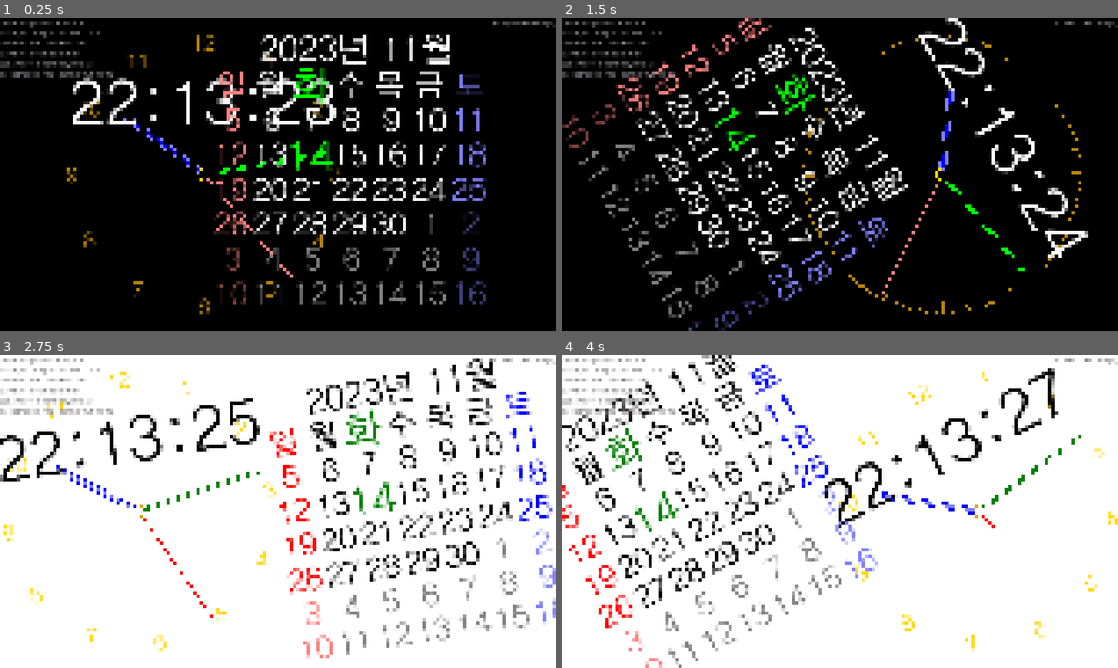
Above: before the commit, frames 1-4 (two rows, left to right).
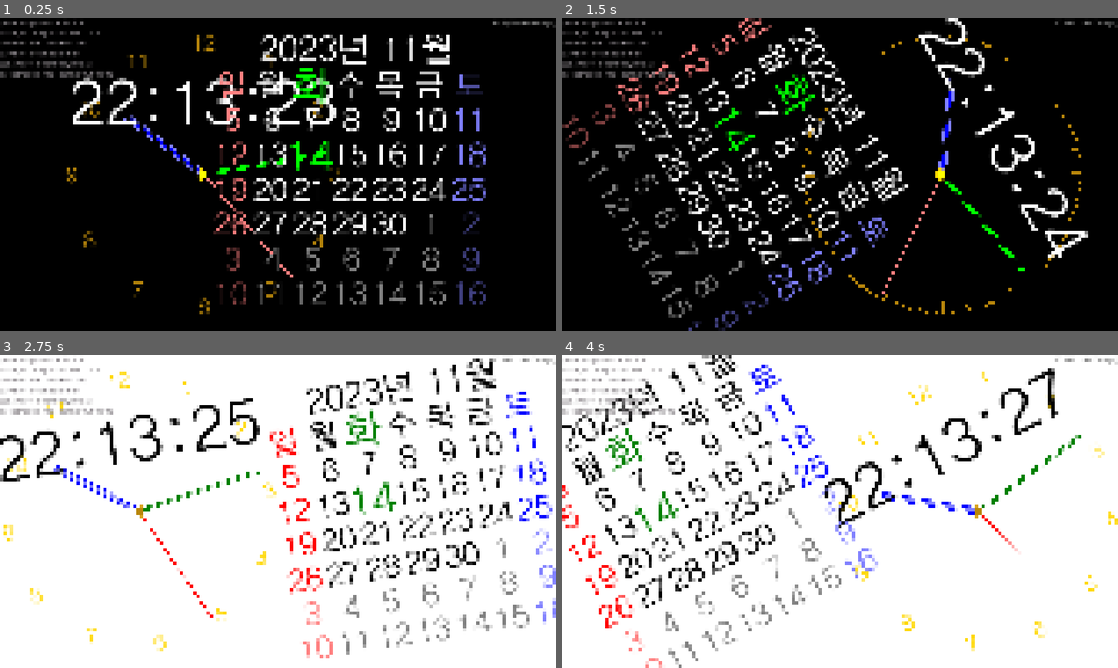
Above: after the commit, the same moments.

Repository: kasworld/gd4analogclockcal
Game: Godot game, scene res://main.tscn
Same seed, same stepped clock (60 frames per second), same inputs: the game is played once before the commit and once after it.
Inputs (mouse positions are in pixels of both pictures, inside the frame that each line leads up to):
- Up to frame 1 (0.25 s): no input
- Up to frame 2 (1.5 s): tap Enter at 0.5, 0.6 s; move the mouse to (962, 158) at 0.52 s; click (962, 158) at 0.67 s; tap Space at 0.77 s; move the mouse to (728, 190) at 1.27 s; tap Z at 1.35 s; click (728, 190) at 1.42 s
- Up to frame 3 (2.75 s): tap Space at 1.52 s; move the mouse to (333, 442) at 2.02 s; tap Enter at 2.1 s; click (333, 442) at 2.17 s
- Up to frame 4 (4 s): move the mouse to (812, 574) at 2.77 s; tap Z at 2.85 s; click (812, 574) at 2.92 s; tap Space at 3.02, 3.77 s; move the mouse to (1006, 558) at 3.52 s; tap Enter at 3.6 s; click (1006, 558) at 3.67 s

The runs differ from the first frame. In frame 1, 0.2% of the frame differs, in the area x 23-49%, y 30-70%; in frame 2, 0.1%; in frame 3, 0.1%; in frame 4, 0.2%.

Commit message:
fix draw_center, add antialiase

Diff:
--- a/analog_clock/analog_clock.gd
+++ b/analog_clock/analog_clock.gd
@@ -28,44 +28,40 @@
 var info_text :InfoText
 var clock_radius :float
 
-## calc_rad_for_hand type, color key,outline w :0 fill,  from, to , width : ratio of clock_radius
+## calc_rad_for_hand type, color key, fill, outline_w,  from, to , width : ratio of clock_radius
 const hands_param := [
-	[0, "hour1", 8, 0.04, 0.7, 0.04],
-	[0, "hour2", 0, 0.04, 0.68, 0.01],
-	[1, "minute", 8, 0.04, 0.9, 0.02],
-	[2, "second", 0, 0.04, 1.0, 0.01],
+	[0, "hour1", false, 8, 0.04, 0.7, 0.04],
+	[0, "hour2", true, -1, 0.04, 0.68, 0.01],
+	[1, "minute", false, 8, 0.04, 0.9, 0.02],
+	[2, "second", true, -1, 0.04, 1.0, 0.01],
 ]
 func draw_hands(time_sec :float) -> void:
 	var hands_rad := calc_rad_for_hand(time_sec)
 	for v in hands_param:
 		var rad := hands_rad[v[0]] +PI
 		var co :Color = Global2d.colors[v[1]]
-		var outline :float = v[2]
-		var p1 := Vector2(0, v[3]*clock_radius)
-		var p2 := Vector2(0, v[4]*clock_radius)
-		var w :float = v[5]*clock_radius
+		var fill :bool = v[2]
+		var outline_w :float = v[3]
+		var p1 := Vector2(0, v[4]*clock_radius)
+		var p2 := Vector2(0, v[5]*clock_radius)
+		var w :float = v[6]*clock_radius
 		draw_set_transform(Vector2(0,0), rad)
 		var rt := Rect2(p1-Vector2(w/2,0), p2-p1 + Vector2(w,0))
-		if outline == 0:
-			draw_rect(rt,co,true)
-		else:
-			draw_rect(rt,co,false,outline)
+		draw_rect(rt, co, fill, outline_w, true)
 	draw_set_transform(Vector2(0,0), 0)
 
-## color key, radius , ourline w:0 fill
+## color key, radius , fill, outline width
 const center_param := [
-	["center_circle1", 0.04, 4],
-	["center_circle2", 0.025, 4],
+	["center_circle1", 0.04, false, 4],
+	["center_circle2", 0.025, true, -1],
 ]
 func draw_center() -> void:
 	for v in center_param:
 		var co :Color = Global2d.colors[v[0]]
 		var r :float = clock_radius * v[1]
-		var outline :float = v[2]
-		if outline == 0:
-			draw_circle(Vector2(0,0), r, co)
-		else:
-			draw_arc(Vector2(0,0), r, 0, 2*PI, r as int, co, outline)
+		var fill :bool = v[2]
+		var outline_width :float = v[3]
+		draw_circle(Vector2(0,0), r, co, fill, outline_width, true)
 
 enum BarAlign {In,Mid,Out}
 ## offset_setting : [ [ modint, r rate ]... ]
--- a/calendar/calendar.gd
+++ b/calendar/calendar.gd
@@ -1,5 +1,5 @@
 extends Node2D
-class_name Calendar2
+class_name Calendar
 
 ## with time zone applied
 static func get_localtime_from_system() -> float:
--- a/project.godot
+++ b/project.godot
@@ -34,6 +34,7 @@
 window/size/mode=3
 window/stretch/mode="canvas_items"
 window/stretch/aspect="expand"
+window/vsync/vsync_mode=0
 
 [editor_plugins]
 
